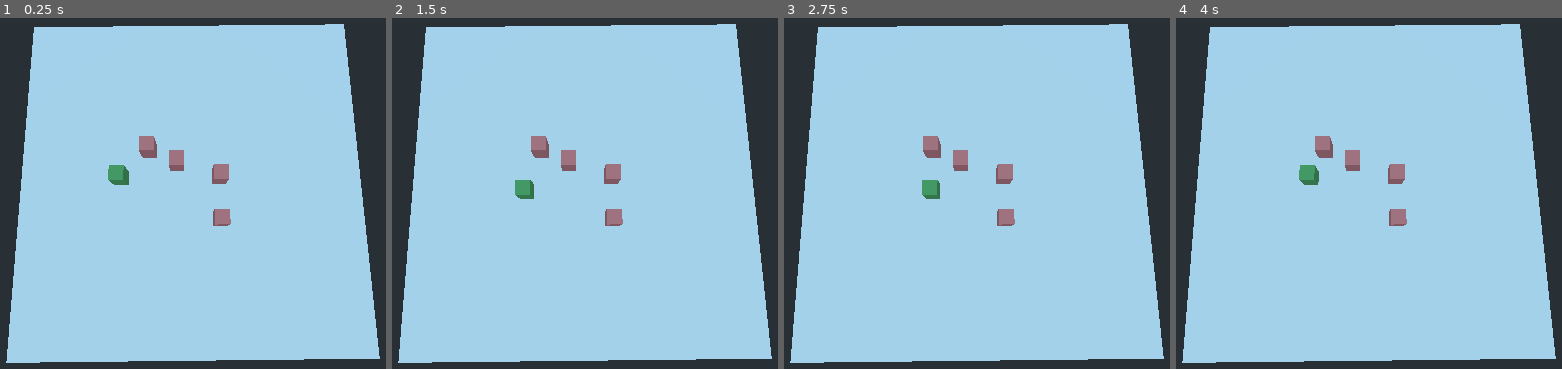
Above: before the commit, frames 1-4 (left to right).
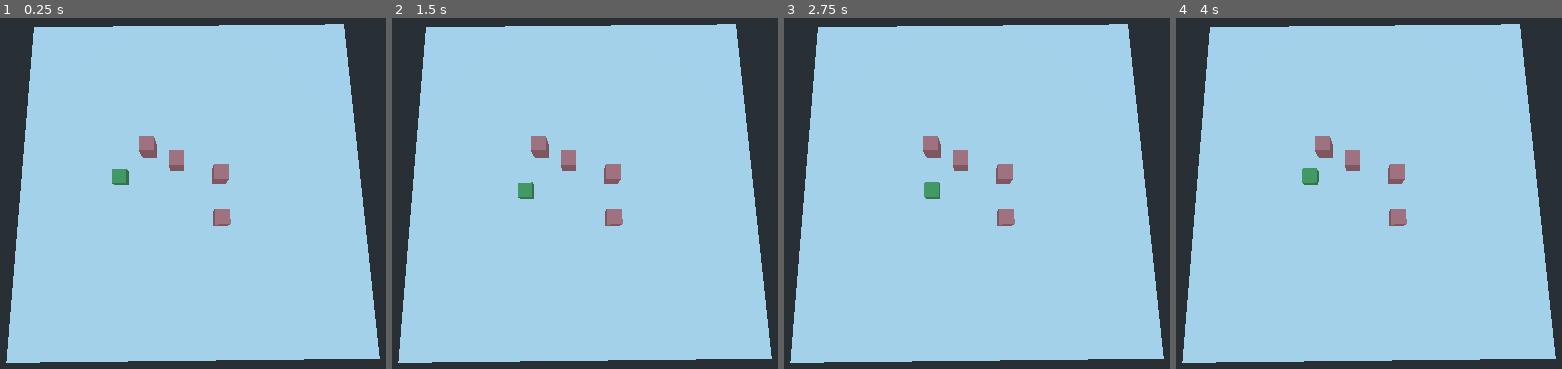
Above: after the commit, the same moments.

Repository: henriquelalves/gmtk2022
Game: Godot game, scene res://Scenes/Dungeon.tscn
Same seed, same stepped clock (60 frames per second), same inputs: the game is played once before the commit and once after it.
Inputs:
- Up to frame 1 (0.25 s): no input
- Up to frame 2 (1.5 s): tap Enter at 0.5 s; hold Right 0.53-1.28 s; tap Space at 1.25 s; hold Down from 1.28 s (still down)
- Up to frame 3 (2.75 s): tap Enter at 2 s; release Down at 2.03 s; hold Right from 2.03 s (still down)
- Up to frame 4 (4 s): tap Space at 2.75 s; release Right at 2.78 s; hold Up 2.78-3.53 s; tap Enter at 3.5 s; hold Left from 3.53 s (still down)

The runs differ from the first frame. In frame 1, 0.1% of the frame differs, in the area x 27-33%, y 41-48%; in frame 2, 0.1%; in frame 3, less than 0.1%; in frame 4, 0.1%.

Commit message:
make player mesh a perfect cube

Diff:
--- a/Scenes/Dungeon.gd
+++ b/Scenes/Dungeon.gd
@@ -14,7 +14,6 @@
 # Called when the node enters the scene tree for the first time.
 func _ready():
 	randomize()
-
 	build_floor()
 
 func build_floor():
--- a/Scenes/Player.tscn
+++ b/Scenes/Player.tscn
@@ -3,7 +3,7 @@
 [ext_resource path="res://Scenes/Player.gd" type="Script" id=1]
 
 [sub_resource type="CubeMesh" id=2]
-size = Vector3( 1, 2, 1 )
+size = Vector3( 1, 1, 1 )
 
 [sub_resource type="SpatialMaterial" id=4]
 albedo_color = Color( 0.403922, 0.729412, 0.427451, 1 )
@@ -12,7 +12,7 @@
 script = ExtResource( 1 )
 
 [node name="Mesh" type="MeshInstance" parent="."]
-transform = Transform( 1, 0, 0, 0, 1, 0, 0, 0, 1, 0, 1, 0 )
+transform = Transform( 1, 0, 0, 0, 1, 0, 0, 0, 1, 0, 0.5, 0 )
 mesh = SubResource( 2 )
 skeleton = NodePath("../..")
 material/0 = SubResource( 4 )
